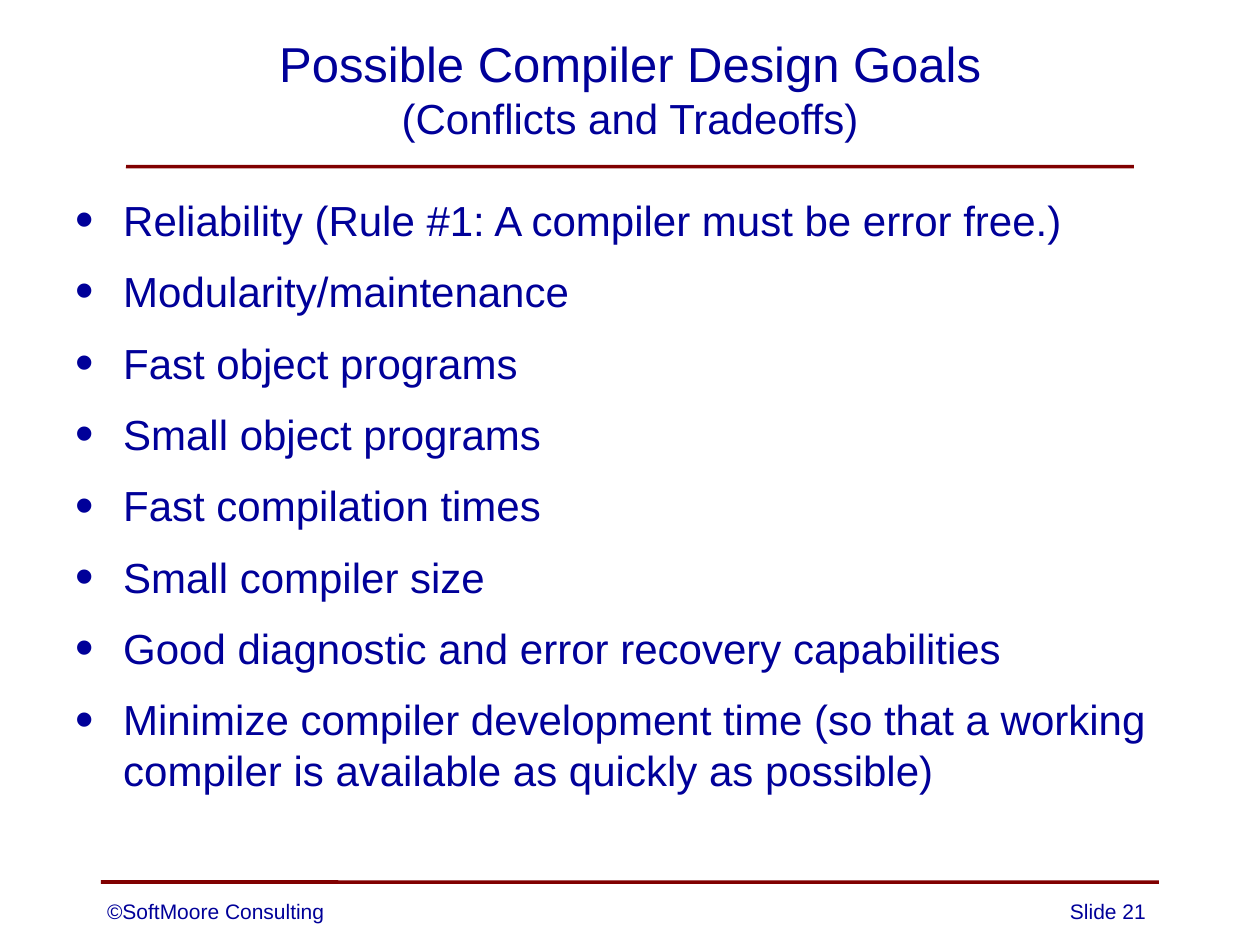
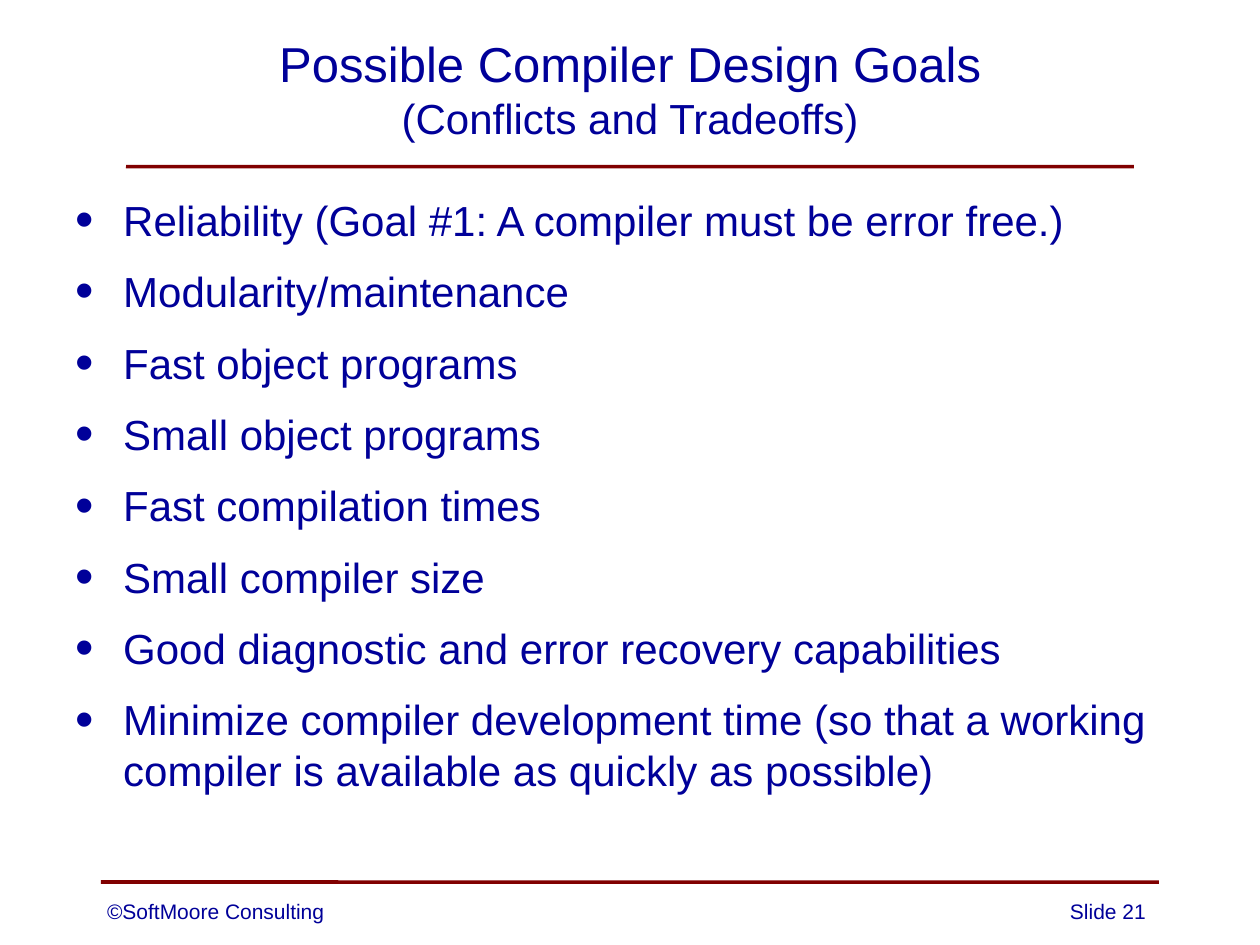
Before and after one commit to SoftMoore/CPRL-Kt-2nd, a slide deck: slide 21 of PowerPoints/02 - Structure of Compilers.pptx. Drawn at 1260x945 pixels with LibreOffice and Linux fonts; fonts in the diff are those of the drawing. Boxes give left, top, right and bottom in pixels: in the first picture for what was removed or moved away, otherwise in the second. Text is boxed around its words. In the diff, an @@ line names an element or a change of style, - is before the commit and + after.

```diff
--- a/PowerPoints/02 - Structure of Compilers.pptx
+++ b/PowerPoints/02 - Structure of Compilers.pptx
@@ text at (x1=123, y1=205, x2=1064, y2=244): text changed @@
-• Reliability (Rule #1: A compiler must be error free.)
+• Reliability (Goal #1: A compiler must be error free.)
```
Also in this commit, not shown: 1 other slide changed.
